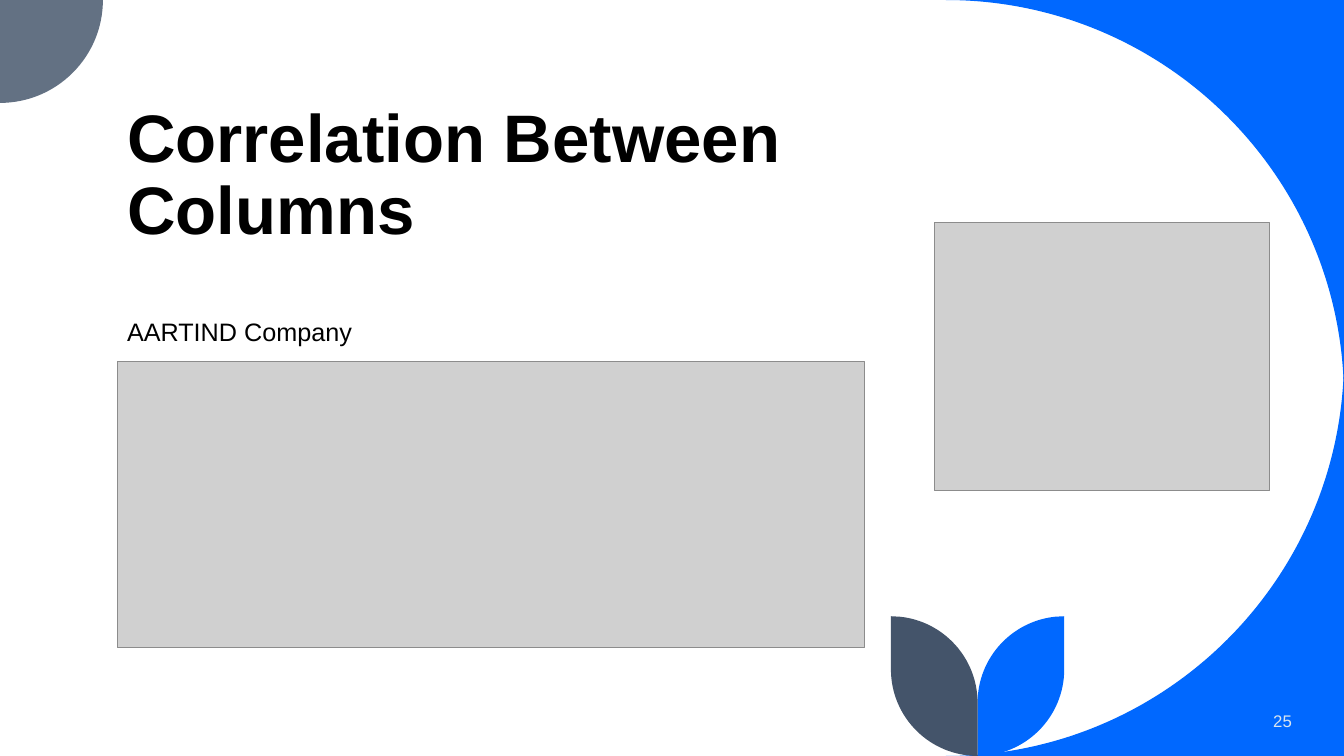
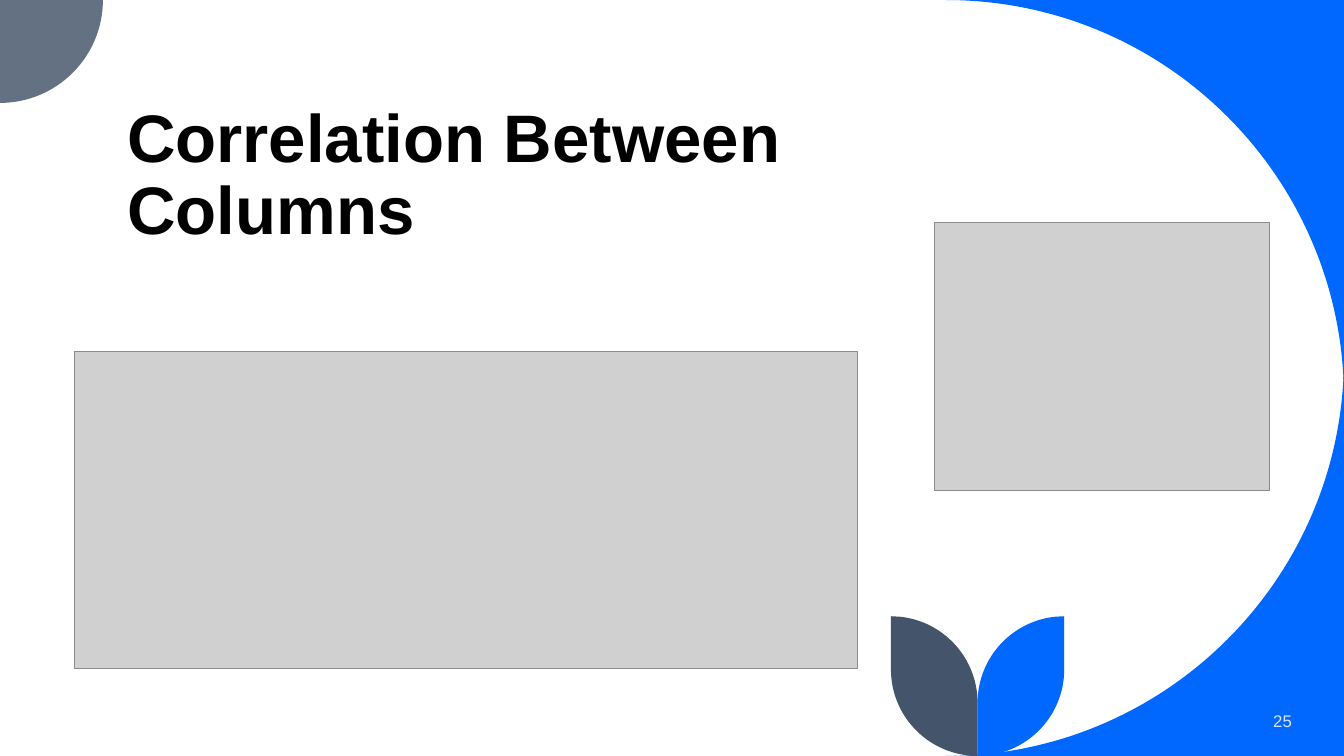
Before and after one commit to Vatsmanglam/Stock-Market-Prediction, a slide deck: slide 25 of project.pptx. Drawn at 1344x756 pixels with LibreOffice and Linux fonts; fonts in the diff are those of the drawing; grey boxes stand for pictures. Boxes give left, top, right and bottom in pixels: in the first picture for what was removed or moved away, otherwise in the second. Text is boxed around its words. In the diff, an @@ line names an element or a change of style, - is before the commit and + after.

```diff
--- a/project.pptx
+++ b/project.pptx
@@ text removed at [127, 323, 352, 347] @@
-AARTIND Company
@@ picture: place and size @@
-picture at [117, 362, 865, 648]
+picture at [74, 351, 857, 668]
```
Also in this commit, not shown: 3 other slides changed, 2 slides added, 3 other files.
